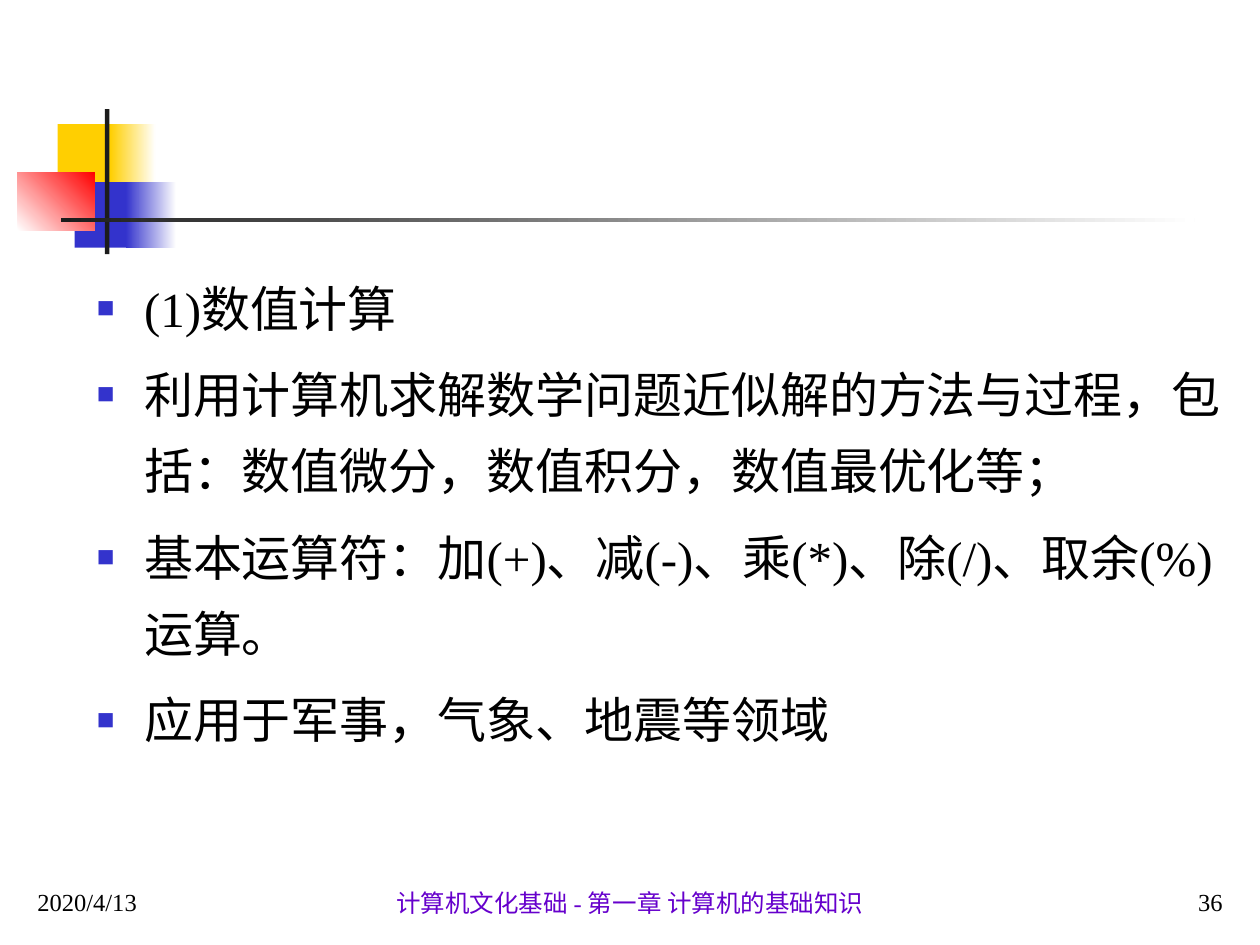
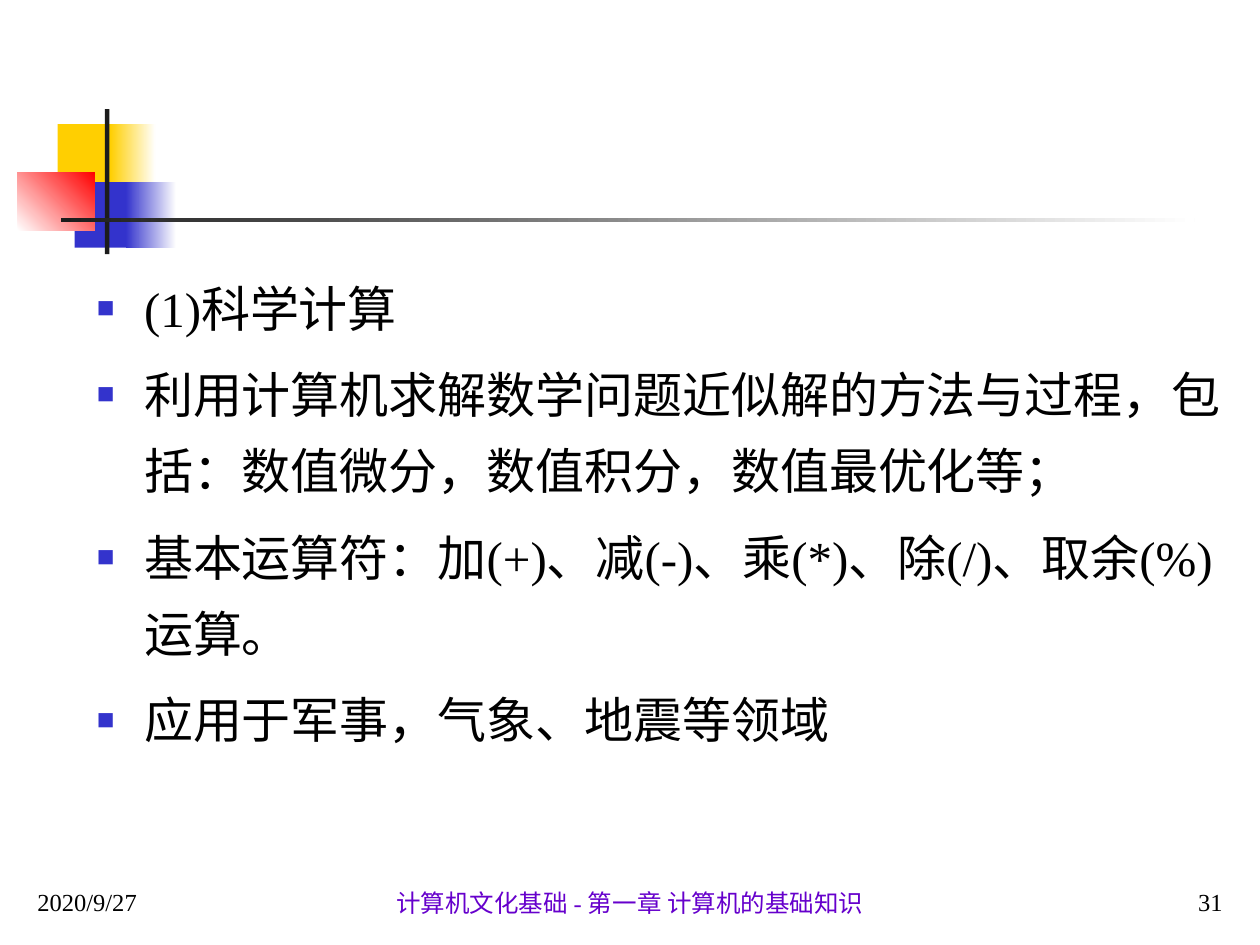
Before and after one commit to sans123wx/class, a slide deck: slide 31 of 计算机应用基础/第1章计算机基础/第1.1章 计算机概述.pptx (slide 36 before the commit). Drawn at 1260x945 pixels with LibreOffice and Linux fonts; fonts in the diff are those of the drawing. Boxes give left, top, right and bottom in pixels: in the first picture for what was removed or moved away, otherwise in the second. Text is boxed around its words. In the diff, an @@ line names an element or a change of style, - is before the commit and + after.

```diff
--- a/计算机应用基础/第1章计算机基础/第1.1章 计算机概述.pptx
+++ b/计算机应用基础/第1章计算机基础/第1.1章 计算机概述.pptx
@@ text at [144, 288, 397, 336]: text changed @@
-  ■ (1)数值计算
+  ■ (1)科学计算
@@ text at [37, 894, 136, 912]: text changed @@
-2020/4/13
+2020/9/27
@@ page number at [1198, 894, 1223, 912]: text changed @@
-36
+31
```
Also in this commit, not shown: 93 other slides changed, 1 slide added, 5 slides removed.
